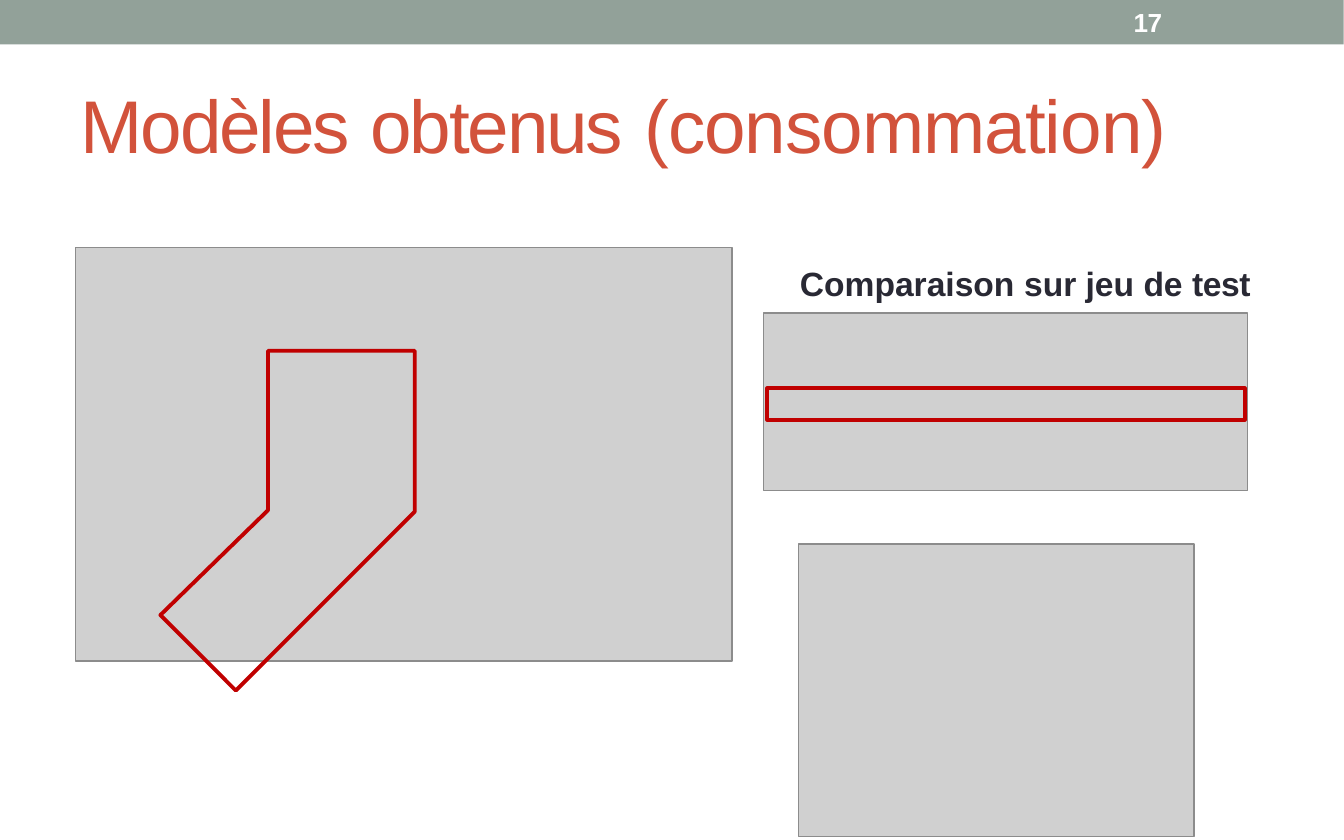
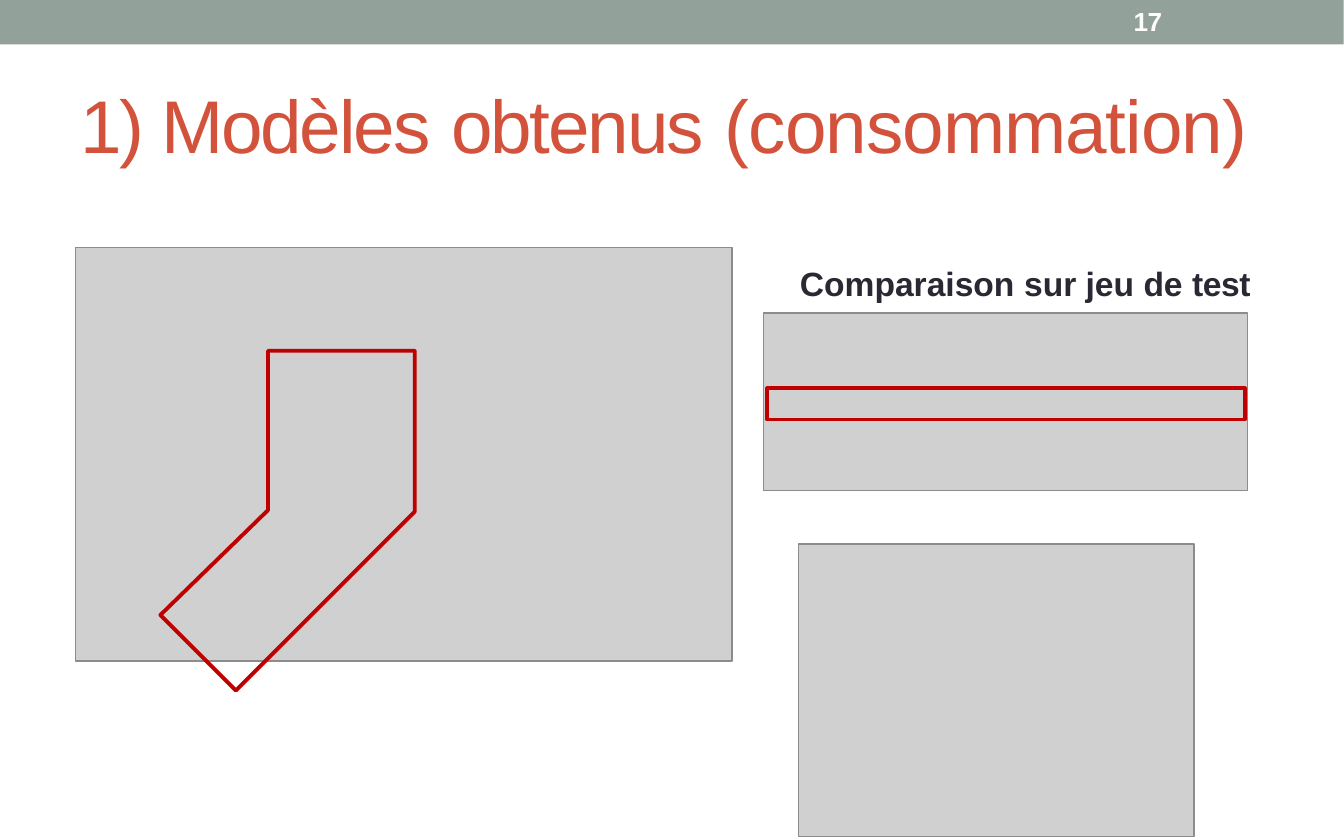
Before and after one commit to wdavid93/OpenClassRoom, a slide deck: slide 18 of Projet_4/Livrable/soutenance projet 4_mm .pptx (slide 17 before the commit). Drawn at 1344x840 pixels with LibreOffice and Linux fonts; fonts in the diff are those of the drawing; grey boxes stand for pictures. Boxes give left, top, right and bottom in pixels: in the first picture for what was removed or moved away, otherwise in the second. Text is boxed around its words. In the diff, an @@ line names an element or a change of style, - is before the commit and + after.

```diff
--- a/Projet_4/Livrable/soutenance projet 4_mm .pptx
+++ b/Projet_4/Livrable/soutenance projet 4_mm .pptx
@@ title at box(81, 98, 1247, 167): text changed @@
-Modèles obtenus (consommation)
+1) Modèles obtenus (consommation)
```
Also in this commit, not shown: 7 other slides changed, 4 slides added, 16 other files.
